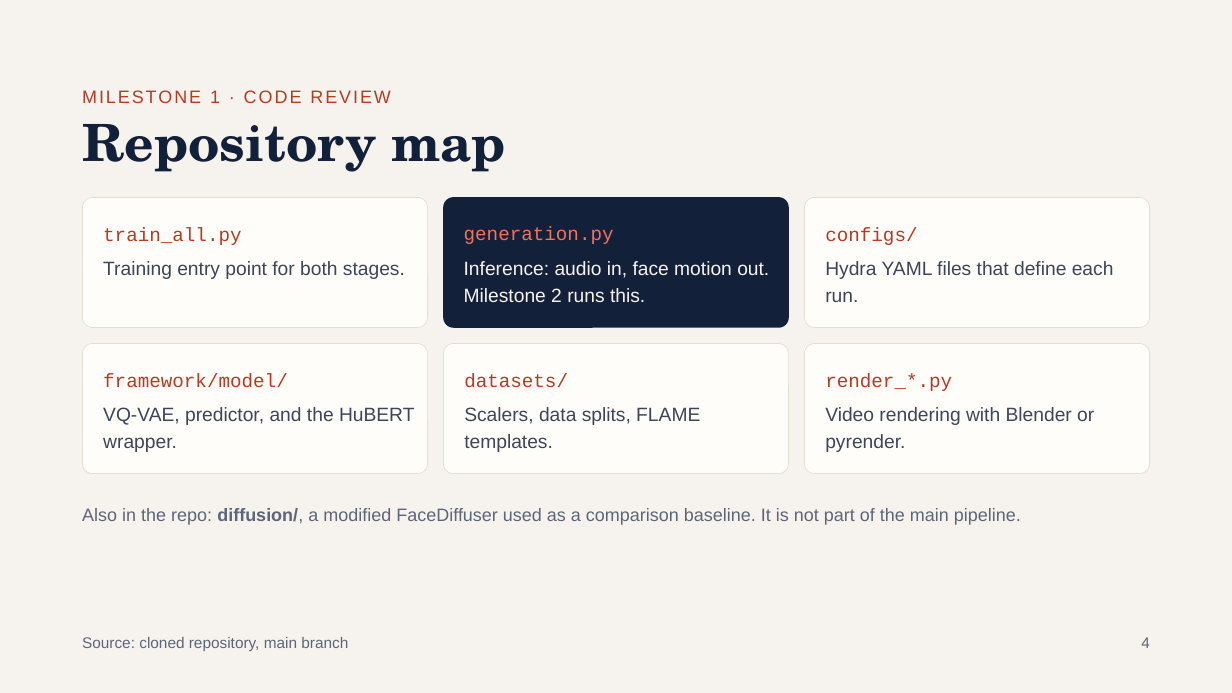
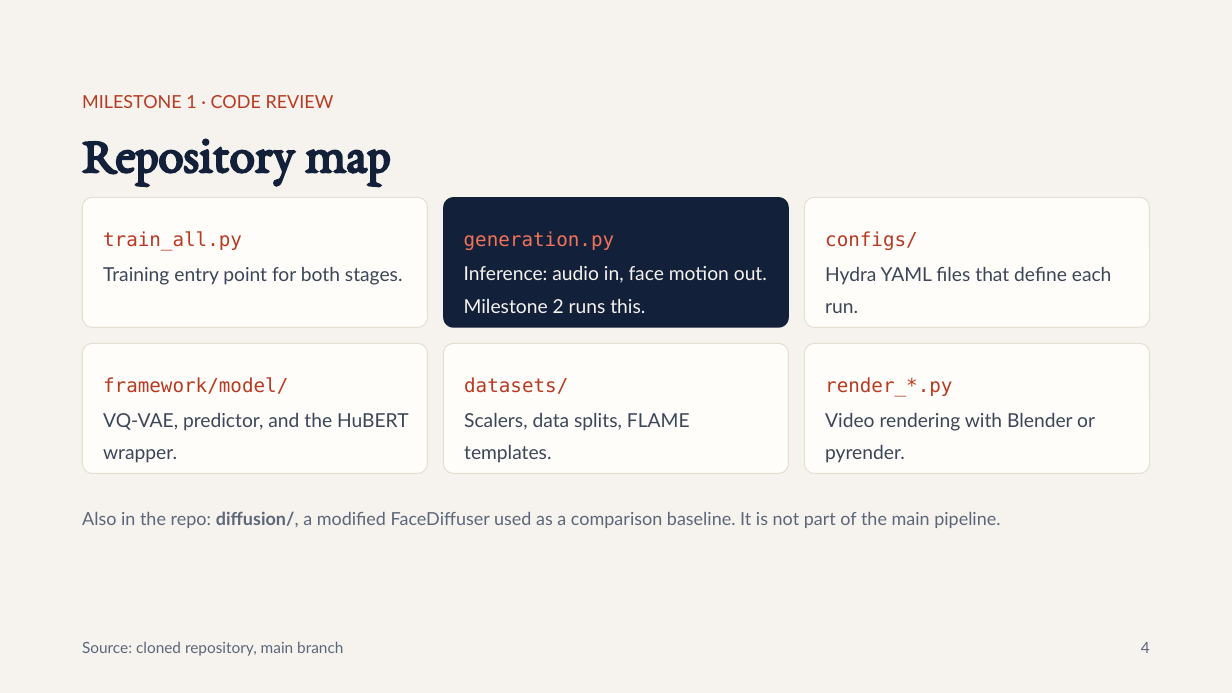
Before and after one commit to jsdmhash/ProbTalk3D, a slide deck: slide 4 of docs/ProbTalk3D Milestone 1 Code Review.pptx. Drawn at 1232x693 pixels with LibreOffice and Linux fonts; fonts in the diff are those of the drawing. Boxes give left, top, right and bottom in pixels: in the first picture for what was removed or moved away, otherwise in the second. Text is boxed around its words. In the diff, an @@ line names an element or a change of style, - is before the commit and + after.

Commit message:
Add Milestone 2 presentation, demo scripts, guides, and clean gitignore

```diff
--- a/docs/ProbTalk3D Milestone 1 Code Review.pptx
+++ b/docs/ProbTalk3D Milestone 1 Code Review.pptx
@@ text "MILESTONE 1 · CODE REVIEW" at box(82, 95, 334, 108): font Arial to Lato, letter spacing 1.5 to 0 pt; line spacing 19.6pt to 1.4 @@
@@ title "Repository map" at box(82, 138, 391, 185): font TeX Gyre Schola to EB Garamond; line spacing 44pt to 1.1 @@
@@ font Arial to Lato; line spacing 21pt to 1.4 in 6 elements at box(464, 266, 767, 313), box(825, 267, 1112, 313), box(103, 413, 409, 463), box(464, 413, 690, 463), box(825, 413, 1095, 463), box(103, 267, 403, 285) @@
@@ outline #E3DDD2 0.5 pt to #E3DDD2 0.75 pt; proportions changed in 5 elements at box(82, 198, 427, 328), box(805, 198, 1150, 328), box(82, 344, 427, 474), box(444, 344, 788, 474), box(805, 344, 1150, 474) @@
@@ font Courier New to DejaVu Sans Mono; line spacing 21pt to 1.4 in 6 elements at box(103, 231, 242, 251), box(464, 231, 615, 250), box(825, 231, 918, 250), box(103, 377, 288, 394), box(464, 377, 568, 394), box(825, 377, 952, 397) @@
@@ text "Also in the repo: diffusion/, ..." at box(82, 511, 1000, 528): font Arial to Lato; line spacing 19.6pt to 1.4 @@
@@ text "Source: cloned repository, main branch" at box(82, 641, 343, 656): font Arial to Lato; line spacing 16.8pt to 1.4 @@
@@ text "4" at box(1141, 642, 1150, 653): font Arial to Lato; line spacing 16.8pt to 1.4 @@
```
Also in this commit, not shown: 11 other slides changed, 10 other files.
